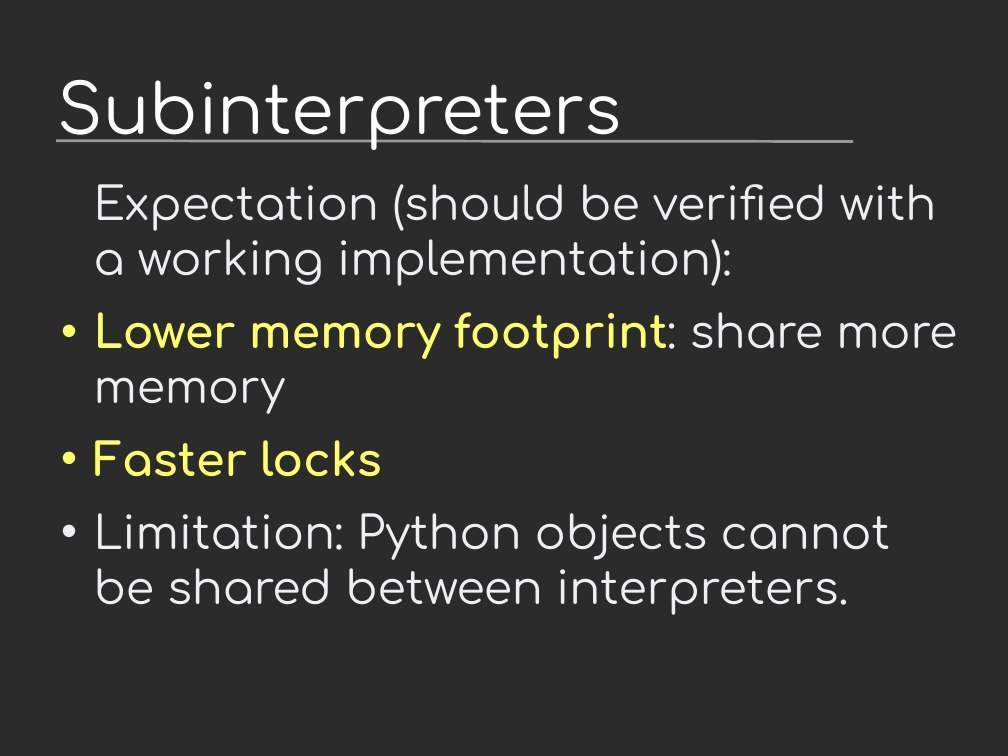
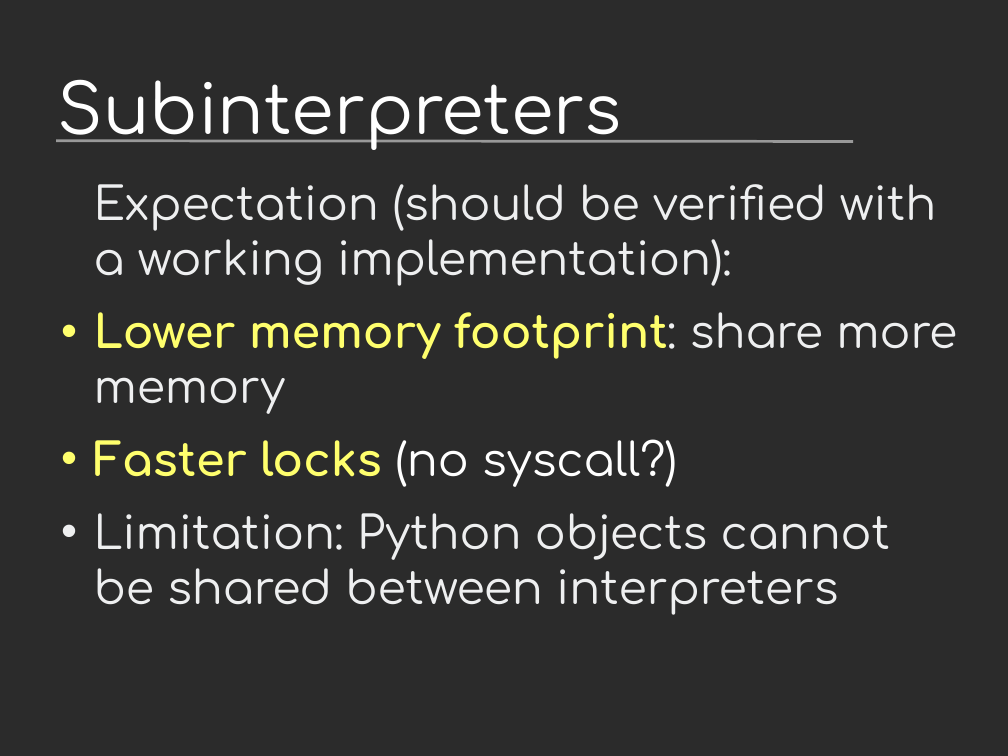
Before and after one commit to vstinner/talks, a slide deck: slide 44 of 2019-EuroPython/python_performance.odp (slide 36 before the commit). Drawn at 1008x756 pixels with LibreOffice and Linux fonts; fonts in the diff are those of the drawing; background and template pictures are left out; a plain dark background stands for a picture behind light text. Boxes give left, top, right and bottom in pixels: in the first picture for what was removed or moved away, otherwise in the second. Text is boxed around its words. In the diff, an @@ line names an element or a change of style, - is before the commit and + after.

Commit message:
EuroPython

```diff
--- a/2019-EuroPython/python_performance.odp
+++ b/2019-EuroPython/python_performance.odp
@@ text at (x1=94, y1=439, x2=890, y2=614): text changed @@
-• Faster locks
-• Limitation: Python objects cannot be shared between interpreters.
+• Faster locks (no syscall?)
+• Limitation: Python objects cannot be shared between interpreters
```
Also in this commit, not shown: 19 other slides changed, 6 slides added, 1 other file.
